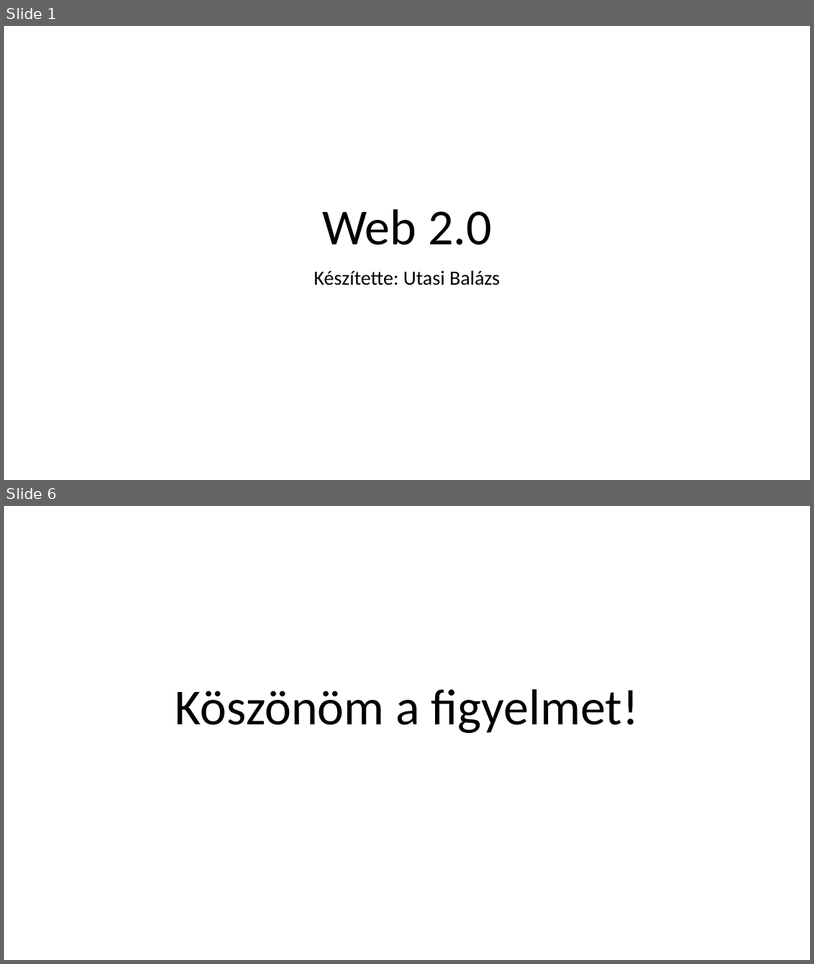
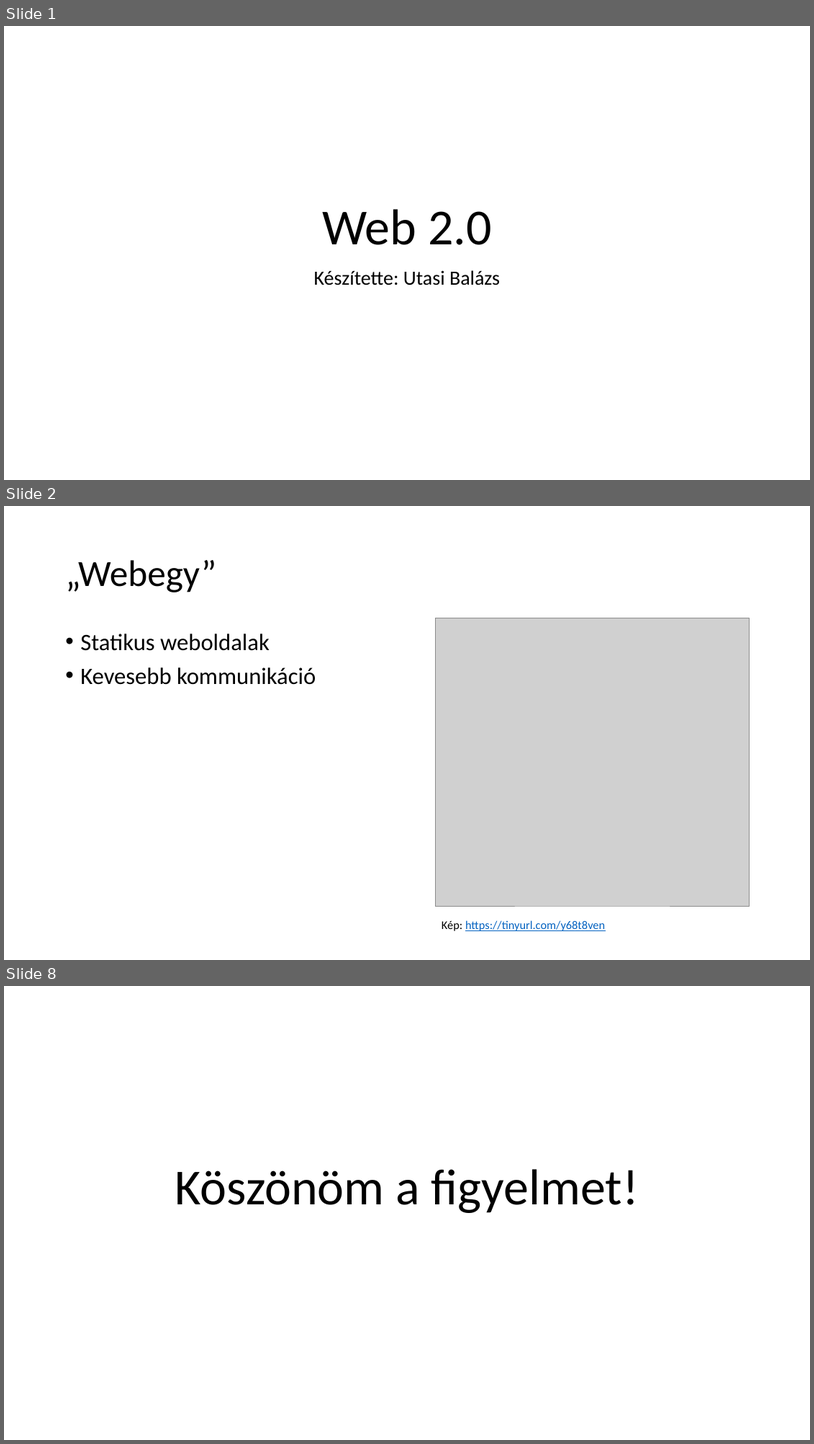
Before and after one commit to UtasiB/IKTesWEB, a slide deck: Web 2.0.pptx. Shown one above the other, each under a label of ours: slides 1 and 6 before the commit, slides 1, 2 and 8 after it; the slides between them are not shown. The pictures are 814x964 and 814x1444 pixels, drawn with LibreOffice and Linux fonts; fonts in the diff are those of the drawing; grey boxes stand for pictures. Boxes give left, top, right and bottom in pixels: in the first picture for what was removed or moved away, otherwise in the second. Text is boxed around its words. In the diff, an @@ line names an element or a change of style, - is before the commit and + after.

```diff
--- a/Web 2.0.pptx
+++ b/Web 2.0.pptx
@@ slide 2 added at (4, 506, 810, 960), background #FFFFFF @@
@@ title added at (65, 560, 216, 592), 44 pt, text #000000 @@
+„Webegy”
@@ text added at (80, 633, 316, 685), 28 pt, text #000000 @@
+• Statikus weboldalak
+• Kevesebb kommunikáció
@@ picture added at (436, 618, 750, 906) @@
@@ text added at (442, 920, 605, 931), 14 pt, text #0563C1, underline @@
+Kép: https://tinyurl.com/y68t8ven
@@ what was slide 6 is now slide 8 @@
```
Also in this commit, not shown: 2 slides changed, 2 other slides added, 1 slide removed.
